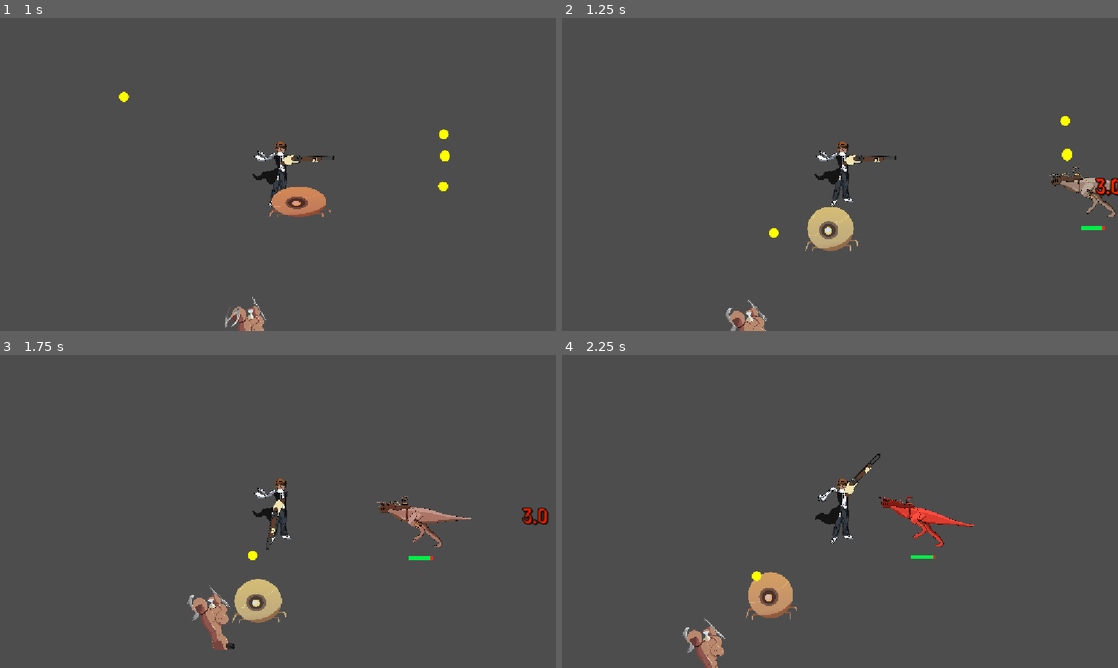
Above: before the commit, frames 1-4 (two rows, left to right).
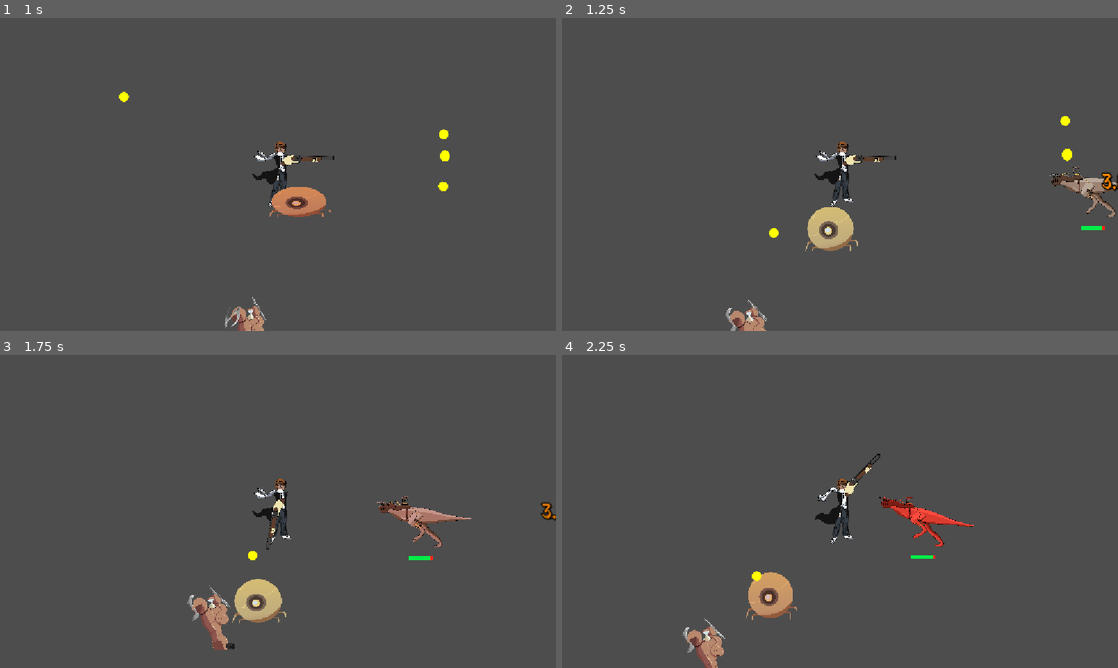
Above: after the commit, the same moments.

Repository: chiefpat450119/GMTK-2026
Game: Godot game, scene res://scenes/test/test_enemy_hp_bar.tscn
Same seed, same stepped clock (60 frames per second), same inputs: the game is played once before the commit and once after it. This scene is started directly instead of the project's main scene.
Inputs (mouse positions are in pixels of both pictures, inside the frame that each line leads up to):
- Up to frame 1 (1 s): tap Enter at 0.5 s; move the mouse to (400, 158) at 0.52 s; press the mouse at (400, 158) at 0.53 s; hold D (Right) from 0.53 s (still down)
- Up to frame 2 (1.25 s): keep holding D (Right)
- Up to frame 3 (1.75 s): release D (Right) at 1.25 s; release the mouse at (400, 495) at 1.25 s; drag from (166, 527) to (266, 564) at 1.27 s
- Up to frame 4 (2.25 s): move the mouse to (895, 442) at 2.02 s; hold D (Right) from 2.03 s (still down); tap U at 2.1 s

Frame 1 is identical in both runs. In frame 2, 0.2% of the frame differs, in the area x 95-100%, y 49-57%; in frame 3, 0.3%, in the area x 93-100%, y 46-55%; in frame 4, nothing differs.

Commit message:
fix styling and remove rng creation

Diff:
--- a/scenes/entities/projectiles/damage_number.gd
+++ b/scenes/entities/projectiles/damage_number.gd
@@ -9,25 +9,24 @@
 
 	# A little bit of random offset so popups don't overlap
 	# when there are many of them at once
-	var rng = RandomNumberGenerator.new()
-	label.position.x += rng.randf_range(-10,10)
-	label.position.y += rng.randf_range(-10,10)
+	label.position.x += randf_range(-10,10)
+	label.position.y += randf_range(-10,10)
 
 	# Little bit of random colour variation
-	label.modulate.g += rng.randf_range(0, 0.6)
+	label.modulate.g += randf_range(0, 0.6)
 
 	# Float upwards
 	var tween1 := create_tween()
-	var dest := label.position + Vector2(rng.randf_range(-20,20), -20)
+	var dest := label.position + Vector2(randf_range(-20,20), -20)
 	var duration := 1
 	tween1.tween_property(label, "position", dest, duration)\
-	.set_ease(Tween.EASE_OUT)\
-	.set_trans(Tween.TRANS_EXPO)
+            .set_ease(Tween.EASE_OUT)\
+            .set_trans(Tween.TRANS_EXPO)
 
 	# Turn transparent
 	var tween2 := create_tween()
 	duration = 1
 	tween2.tween_property(self, "modulate", Color.TRANSPARENT, duration)\
-	.set_ease(Tween.EASE_IN)\
-	.set_trans(Tween.TRANS_CUBIC)
+            .set_ease(Tween.EASE_IN)\
+            .set_trans(Tween.TRANS_CUBIC)
 	tween2.tween_callback(queue_free)
